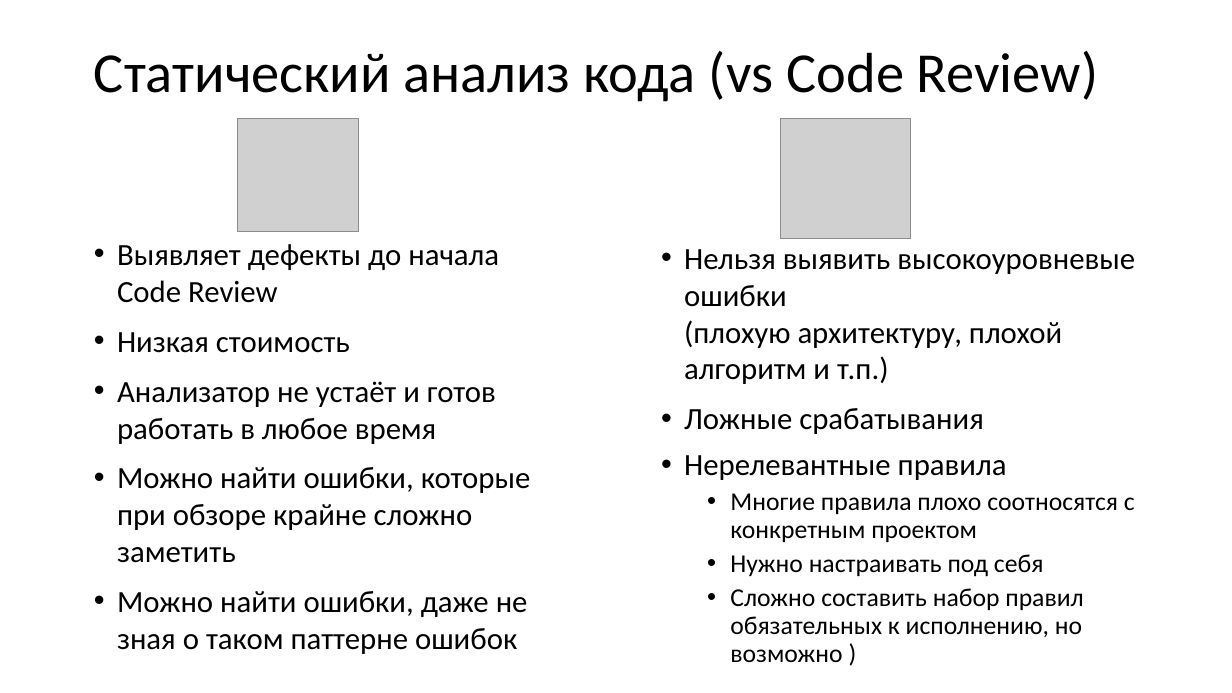
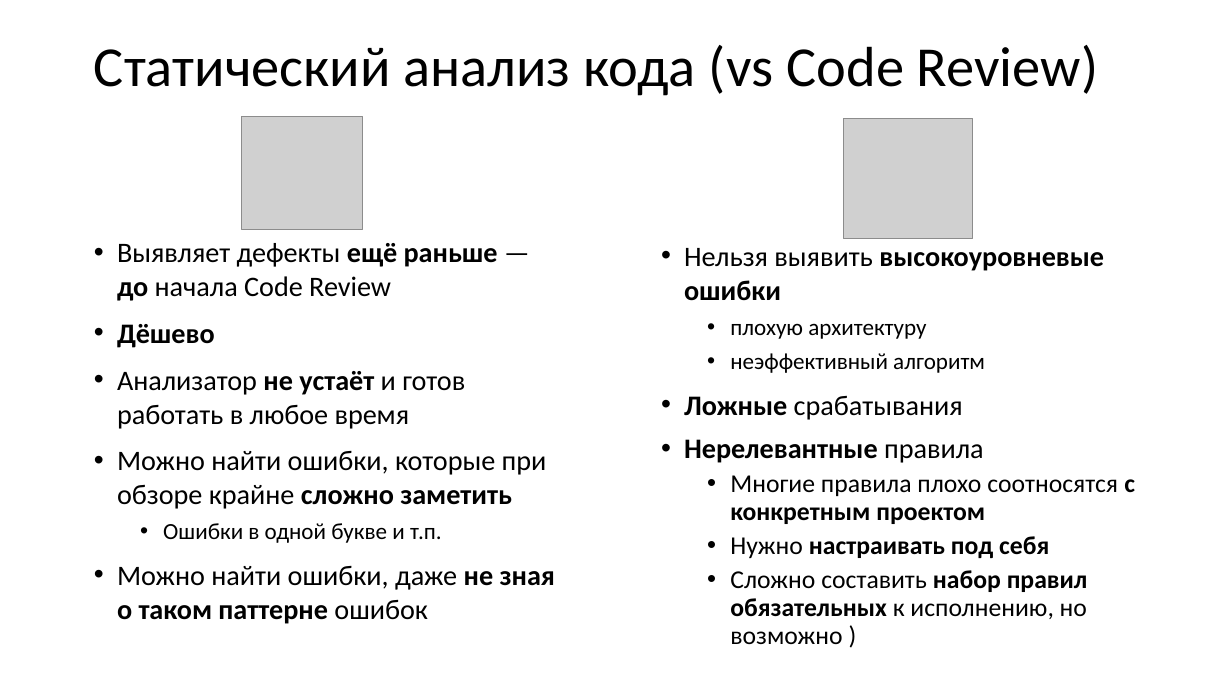
Before and after one commit to xtrueman/prog_instruments, a slide deck: slide 10 of presentations/StaticAnalysers.pptx (slide 8 before the commit). Drawn at 1232x693 pixels with LibreOffice and Linux fonts; fonts in the diff are those of the drawing; grey boxes stand for pictures. Boxes give left, top, right and bottom in pixels: in the first picture for what was removed or moved away, otherwise in the second. Text is boxed around its words. In the diff, an @@ line names an element or a change of style, - is before the commit and + after.

```diff
--- a/presentations/StaticAnalysers.pptx
+++ b/presentations/StaticAnalysers.pptx
@@ title "Статический анализ кода (vs Code ...": place and size @@
-title "Статический анализ кода (vs Code ..." at [94,51,1099,102]
+title "Статический анализ кода (vs Code ..." at [94,45,1099,96]
@@ picture: place and size @@
-picture at [781,118,910,238]
+picture at [844,118,973,238]
@@ text at [117,243,498,348]: text changed; size 24 to 22 pt @@
-• Выявляет дефекты до начала
-  Code Review
-• Низкая стоимость
+• Выявляет дефекты ещё раньше —
+  до начала Code Review
+• Дёшево
@@ text at [684,248,1104,373]: text changed; size 24 to 18 pt @@
-• Нельзя выявить высокоуровневые ошибки
-  (плохую архитектуру, плохой алгоритм и т.п.)
+• Нельзя выявить высокоуровневые ошибки
+  • плохую архитектуру
+  • неэффективный алгоритм
@@ text at [117,371,555,624]: size 24 to 22 pt in "Анализатор не устаёт и готов работать в ...", "Можно найти ошибки, которые при обзоре крайне ...", "Можно найти ошибки, даже не зная о ..."; bold on in "не устаёт", "сложно заметить", "не зная о таком паттерне" @@
@@ text at [684,396,1135,644]: size 24 to 22 pt in "Ложные срабатывания", "Нерелевантные правила"; bold on in "Ложные", "Нерелевантные", "с конкретным проектом", "настраивать под себя" and 1 more places @@
@@ text at [163,523,442,543]: paragraph added @@
+  • Ошибки в одной букве и т.п.
```
Also in this commit, not shown: 41 other slides changed, 12 slides added, 2 slides removed.
